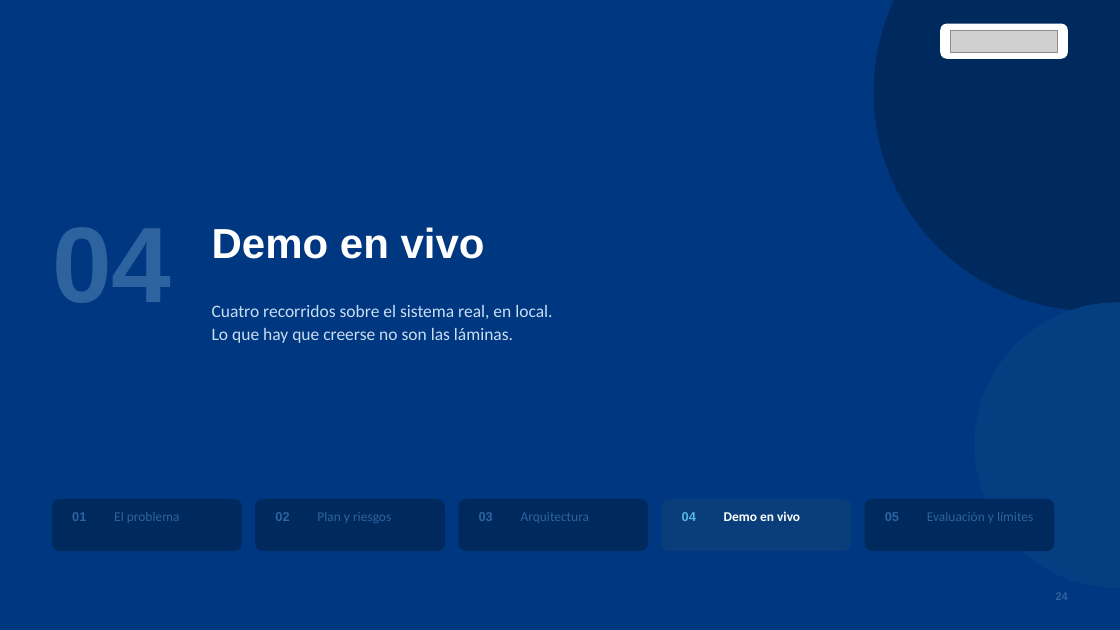
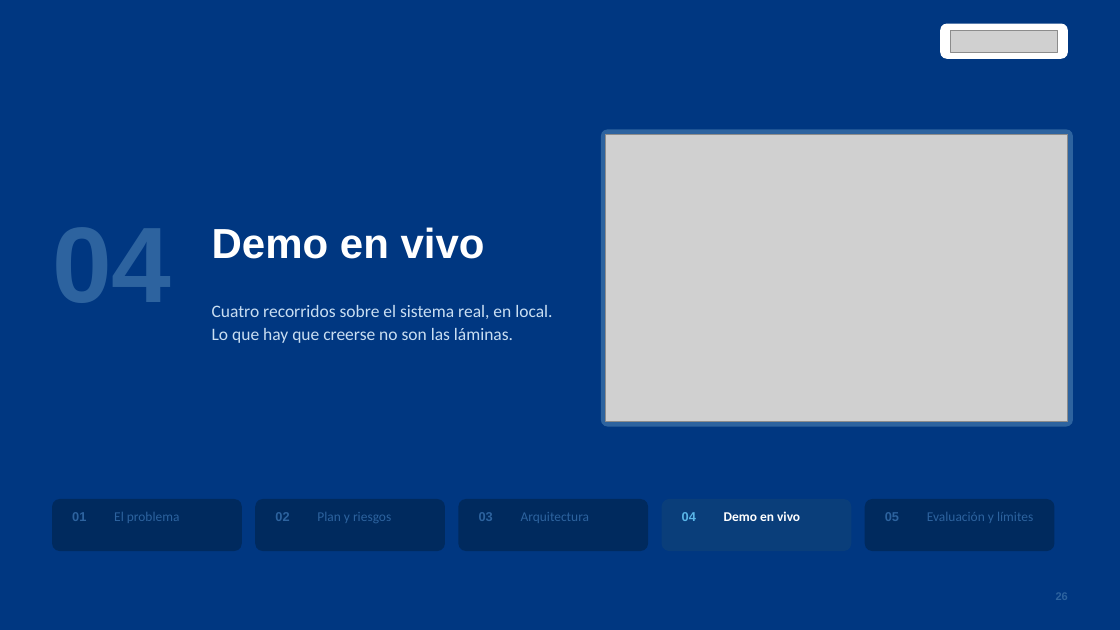
Before and after one commit to olixva/cicos-intelligence, a slide deck: slide 26 of docs/entrega/presentacion.pptx (slide 24 before the commit). Drawn at 1120x630 pixels with LibreOffice and Linux fonts; fonts in the diff are those of the drawing; grey boxes stand for pictures. Boxes give left, top, right and bottom in pixels: in the first picture for what was removed or moved away, otherwise in the second. Text is boxed around its words. In the diff, an @@ line names an element or a change of style, - is before the commit and + after.

```diff
--- a/docs/entrega/presentacion.pptx
+++ b/docs/entrega/presentacion.pptx
@@ ellipse removed at <box>874,0,1120,311</box> @@
@@ rounded rectangle added at <box>601,129,1073,427</box>, fill #2D639F @@
@@ picture added at <box>606,134,1068,422</box> @@
@@ ellipse removed at <box>975,302,1120,588</box> @@
```
Also in this commit, not shown: 30 other slides changed, 2 slides added, 10 other files.
